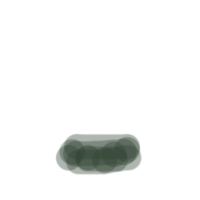
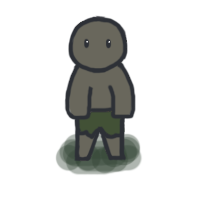
Comparing the layer stacks of the two 200×200 images. Changes:
added group "大个" with 5 layers above "僧侣" over (64, 15, 136, 162)
added layer "图层 47" in group "大个" over (83, 38, 112, 49)
added layer "图层 48" in group "大个" over (75, 106, 124, 140)
added layer "图层 46" in group "大个" over (64, 15, 136, 162)
added layer "图层 50" in group "大个" over (67, 19, 134, 161)
